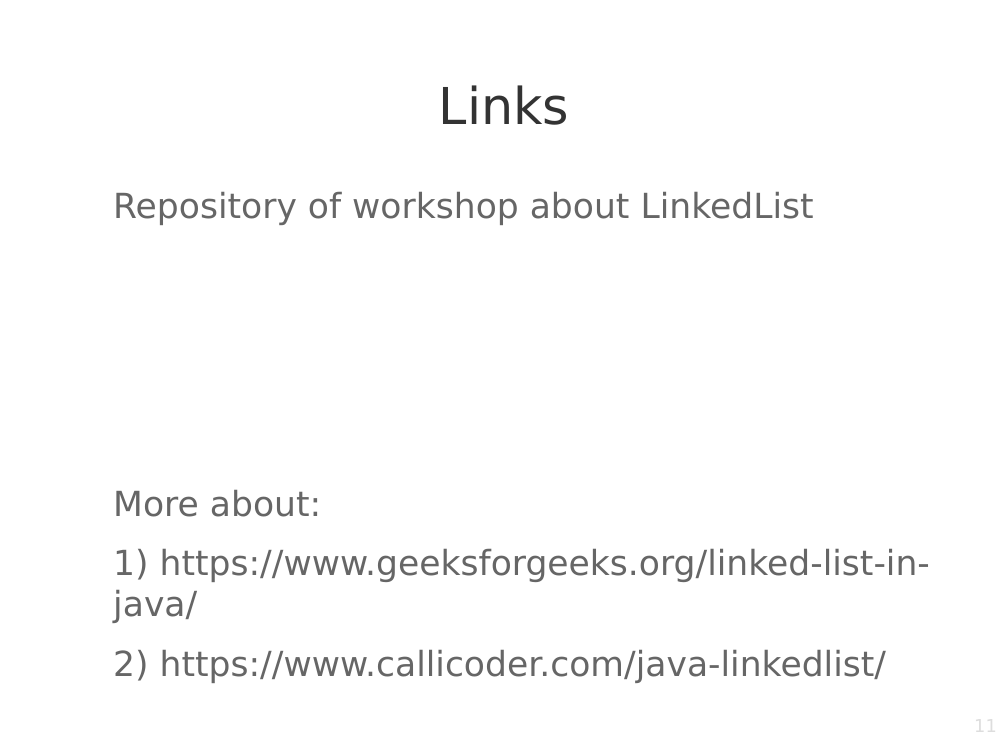
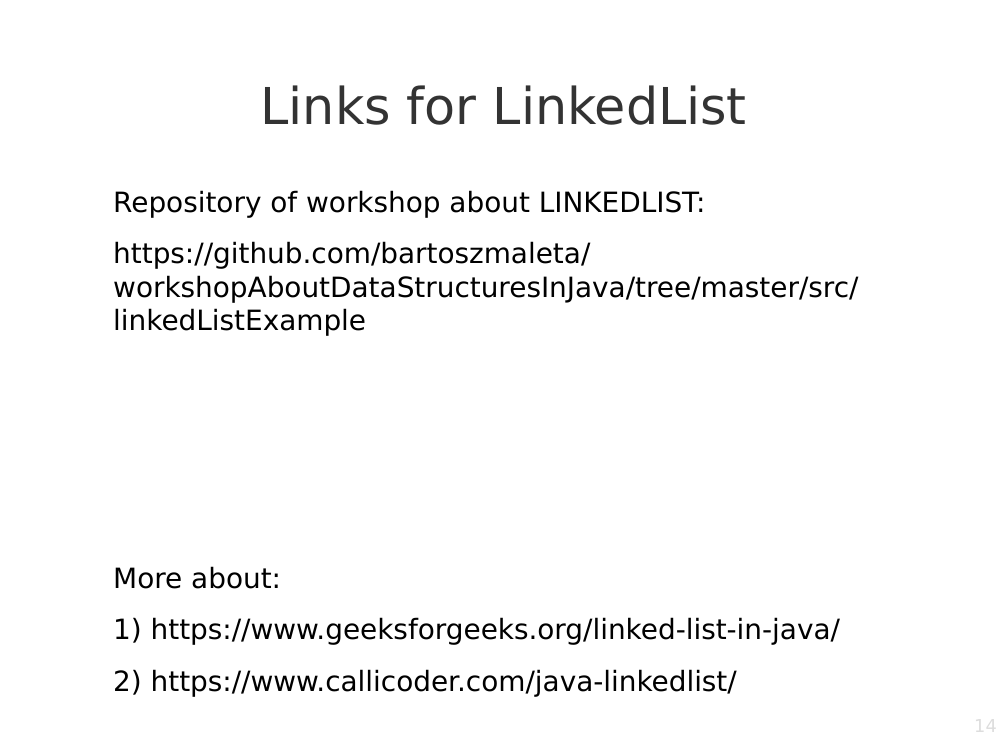
Before and after one commit to bartoszmaleta/workshopAboutDataStructuresInJava, a slide deck: slide 14 of presentationWorkshop.odp (slide 11 before the commit). Drawn at 1008x756 pixels with LibreOffice and Linux fonts; fonts in the diff are those of the drawing; background and template pictures are left out. Boxes give left, top, right and bottom in pixels: in the first picture for what was removed or moved away, otherwise in the second. Text is boxed around its words. In the diff, an @@ line names an element or a change of style, - is before the commit and + after.

Commit message:
Add presentation + ArrayList example class

```diff
--- a/presentationWorkshop.odp
+++ b/presentationWorkshop.odp
@@ title at [261, 85, 747, 125]: text changed @@
-Links
+Links for LinkedList
@@ text at [113, 190, 858, 336]: text changed; size 27.2 to 22 pt; text colour #666666 to #000000 @@
-Repository of workshop about LinkedList
+Repository of workshop about LINKEDLIST:
+https://github.com/bartoszmaleta/workshopAboutDataStructuresInJava/tree/master/src/linkedListExample
@@ text at [113, 566, 840, 696]: size 27.2 to 22 pt, text colour #666666 to #000000 in "More about:", "1) https://www.geeksforgeeks.org/linked-list-in-java/", "2) https://www.callicoder.com/java-linkedlist/" @@
@@ page number at [763, 715, 998, 756]: text changed @@
-11
+14
```
Also in this commit, not shown: 2 other slides changed, 2 slides added, 1 other file.
